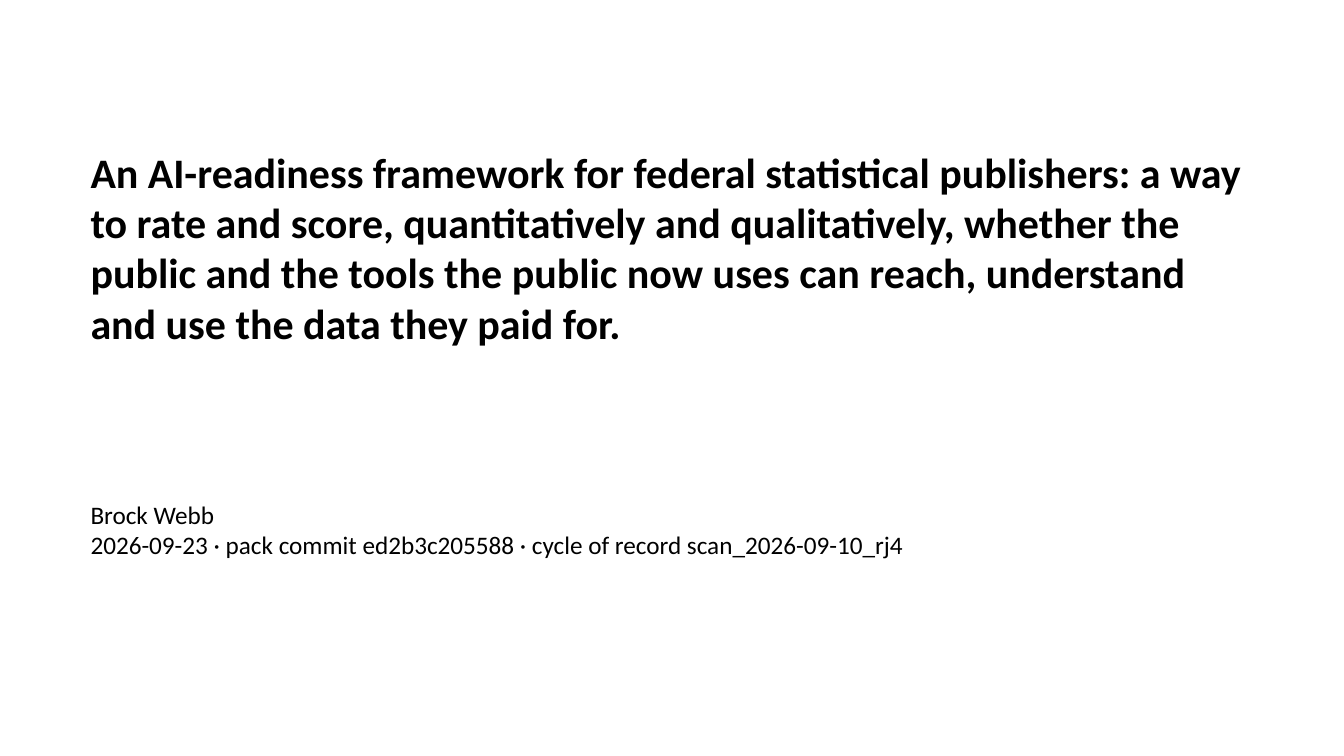
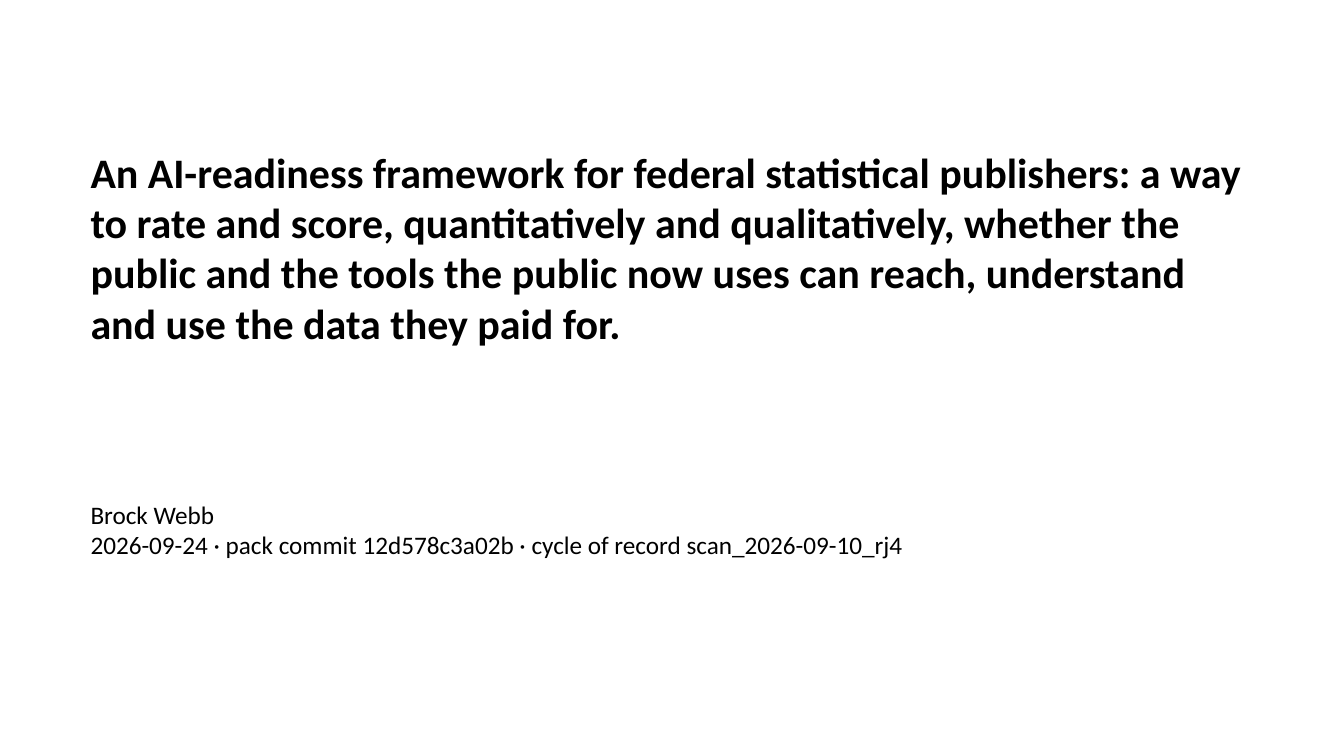
Before and after one commit to brockwebb/ai-readiness-kg, a slide deck: slide 1 of docs/deck/brief_deck.pptx. Drawn at 1344x756 pixels with LibreOffice and Linux fonts; fonts in the diff are those of the drawing. Boxes give left, top, right and bottom in pixels: in the first picture for what was removed or moved away, otherwise in the second. Text is boxed around its words. In the diff, an @@ line names an element or a change of style, - is before the commit and + after.

```diff
--- a/docs/deck/brief_deck.pptx
+++ b/docs/deck/brief_deck.pptx
@@ text at (x1=91, y1=536, x2=903, y2=559): text changed @@
-2026-09-23 · pack commit ed2b3c205588 · cycle of record scan_2026-09-10_rj4
+2026-09-24 · pack commit 12d578c3a02b · cycle of record scan_2026-09-10_rj4
```
Also in this commit, not shown: 4 other slides changed, 5 other files.
